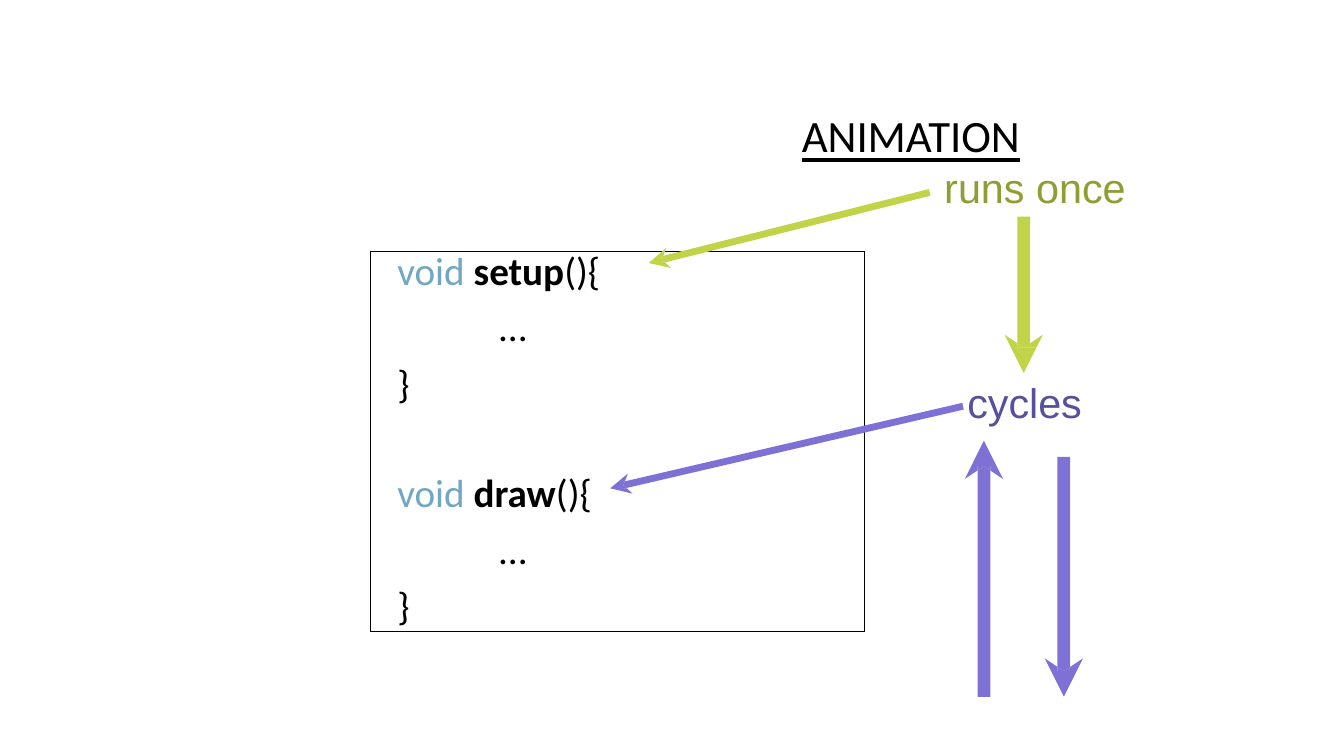
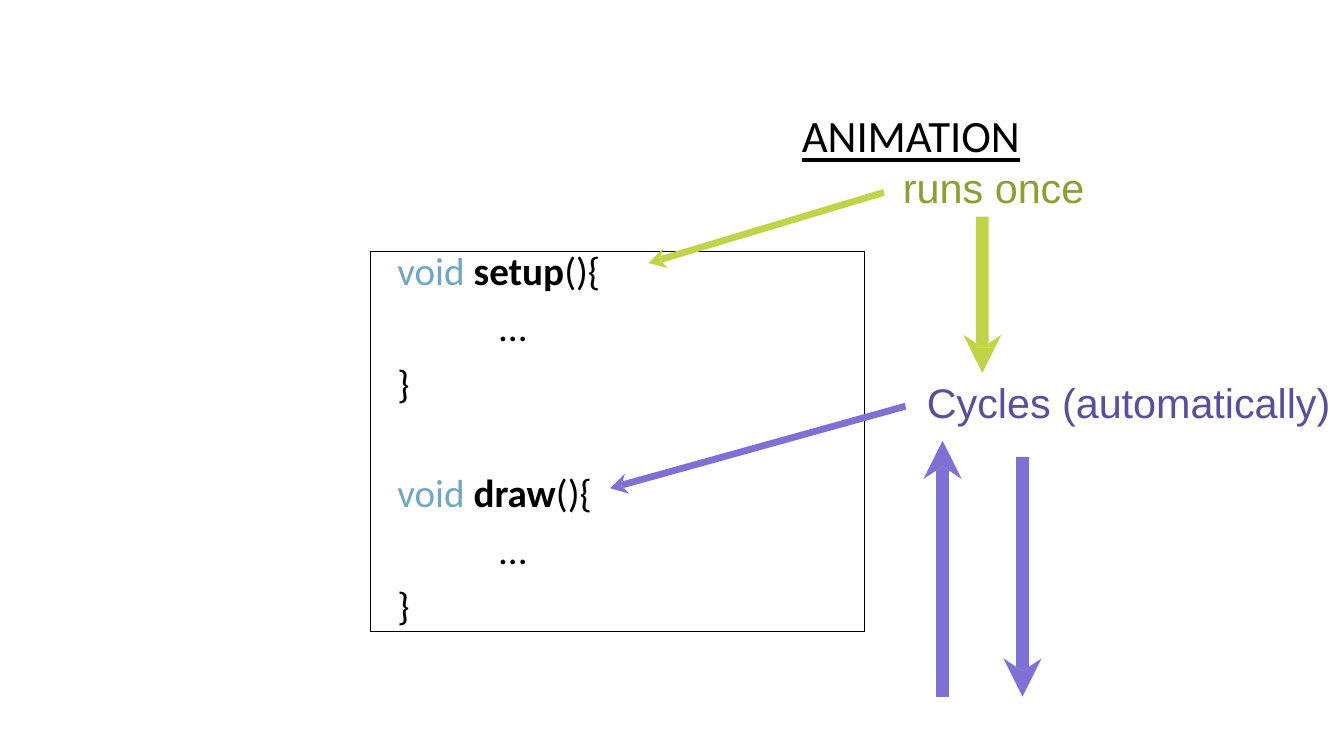
Before and after one commit to USFDataVisualization/Computational-Geometry-Lecture, a slide deck: slide 29 of L02-processing.pptx (slide 25 before the commit). Drawn at 1344x756 pixels with LibreOffice and Linux fonts; fonts in the diff are those of the drawing; background and template pictures are left out. Boxes give left, top, right and bottom in pixels: in the first picture for what was removed or moved away, otherwise in the second. Text is boxed around its words. In the diff, an @@ line names an element or a change of style, - is before the commit and + after.

```diff
--- a/L02-processing.pptx
+++ b/L02-processing.pptx
@@ freeform shape: place and size @@
-freeform shape at [649,189,931,268]
+freeform shape at [649,189,885,268]
@@ text at [927,388,1330,426]: text changed @@
-cycles
+Cycles (automatically)
@@ freeform shape: place and size @@
-freeform shape at [610,403,964,493]
+freeform shape at [610,403,907,493]
@@ 3 freeform shapes, 1 text: place and size @@
-3 freeform shapes, 1 text at [944,180,1125,698]
+3 freeform shapes, 1 text at [903,180,1084,698]
```
Also in this commit, not shown: 3 other slides changed, 4 slides added, 41 other files.
